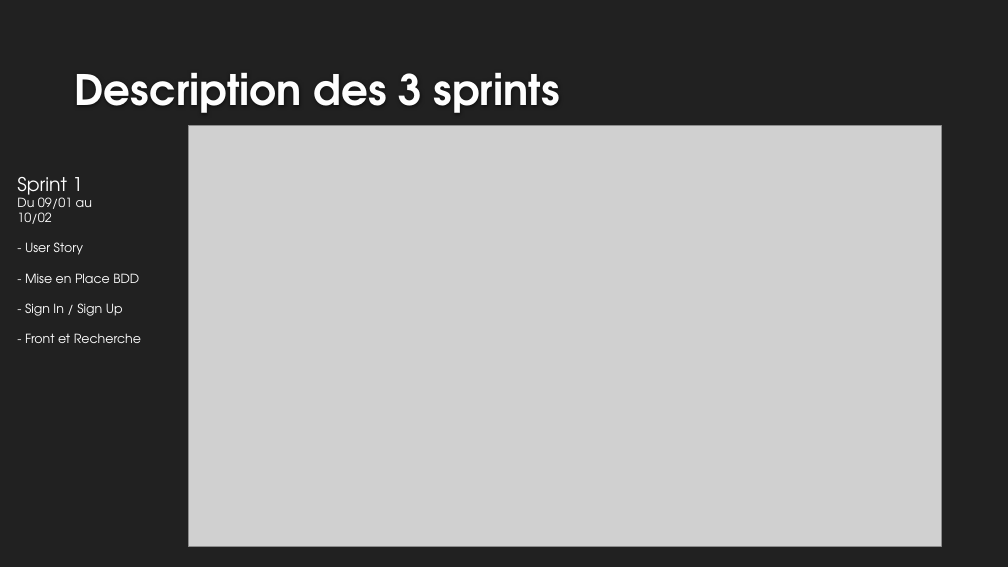
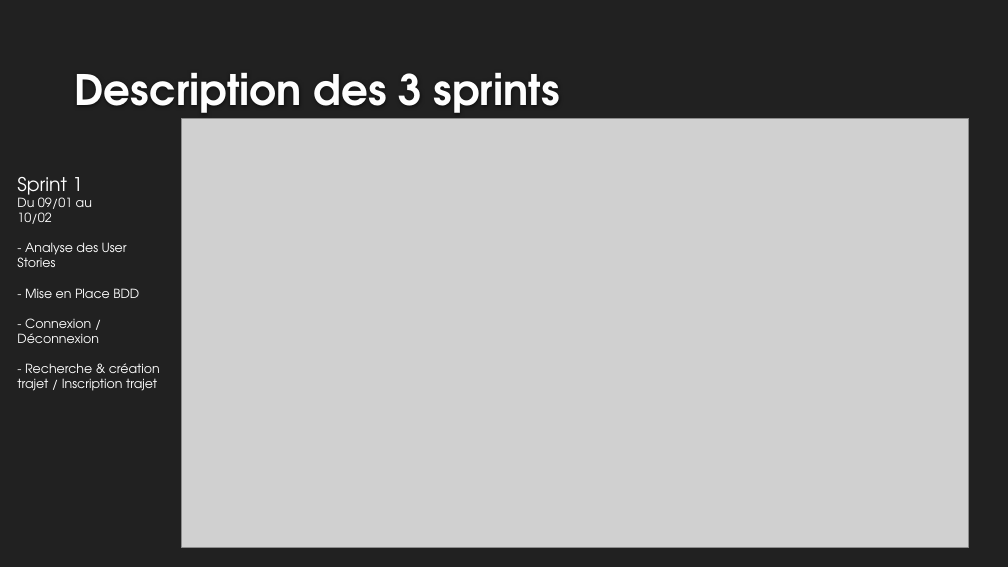
Before and after one commit to MarvinRmx/covogreen, a slide deck: slide 8 of doc/CovoGreen-slides.pptx (slide 7 before the commit). Drawn at 1008x567 pixels with LibreOffice and Linux fonts; fonts in the diff are those of the drawing; grey boxes stand for pictures; background and template pictures are left out. Boxes give left, top, right and bottom in pixels: in the first picture for what was removed or moved away, otherwise in the second. Text is boxed around its words. In the diff, an @@ line names an element or a change of style, - is before the commit and + after.

```diff
--- a/doc/CovoGreen-slides.pptx
+++ b/doc/CovoGreen-slides.pptx
@@ picture resized from (x1=188, y1=126, x2=941, y2=547) to (x1=181, y1=118, x2=969, y2=547) @@
@@ text at (x1=17, y1=242, x2=127, y2=267): text changed @@
-- User Story
+- Analyse des User Stories
@@ text at (x1=17, y1=318, x2=160, y2=391): text changed @@
-- Sign In / Sign Up
-- Front et Recherche
+- Connexion / Déconnexion
+- Recherche & création trajet / Inscription trajet
```
Also in this commit, not shown: 7 other slides changed, 5 slides added, 2 slides removed.
